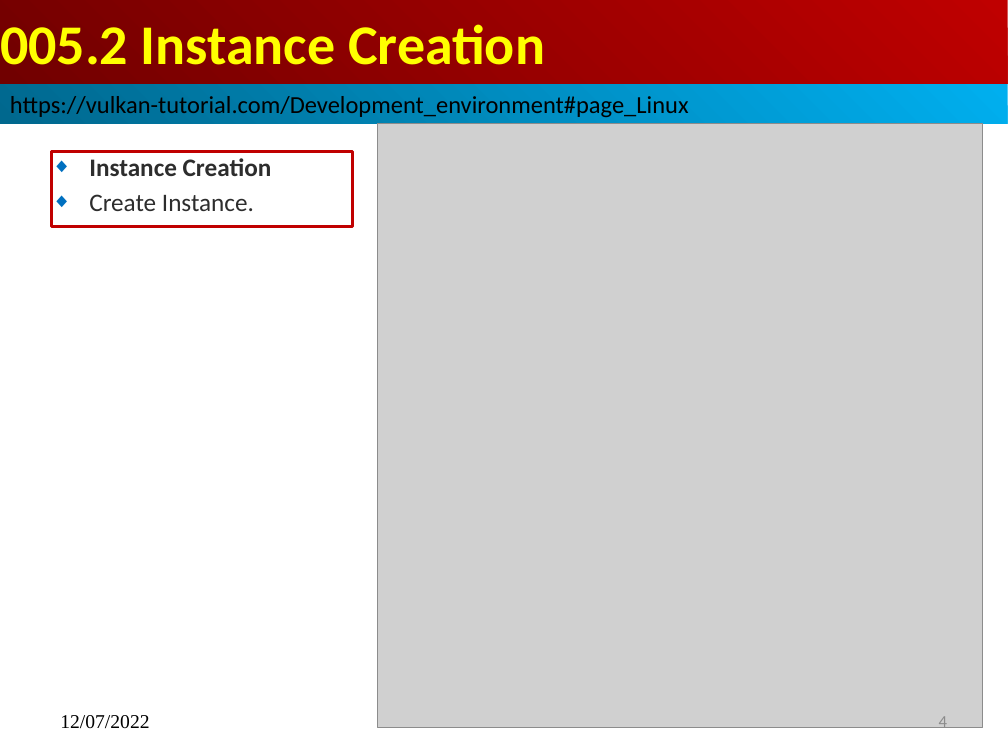
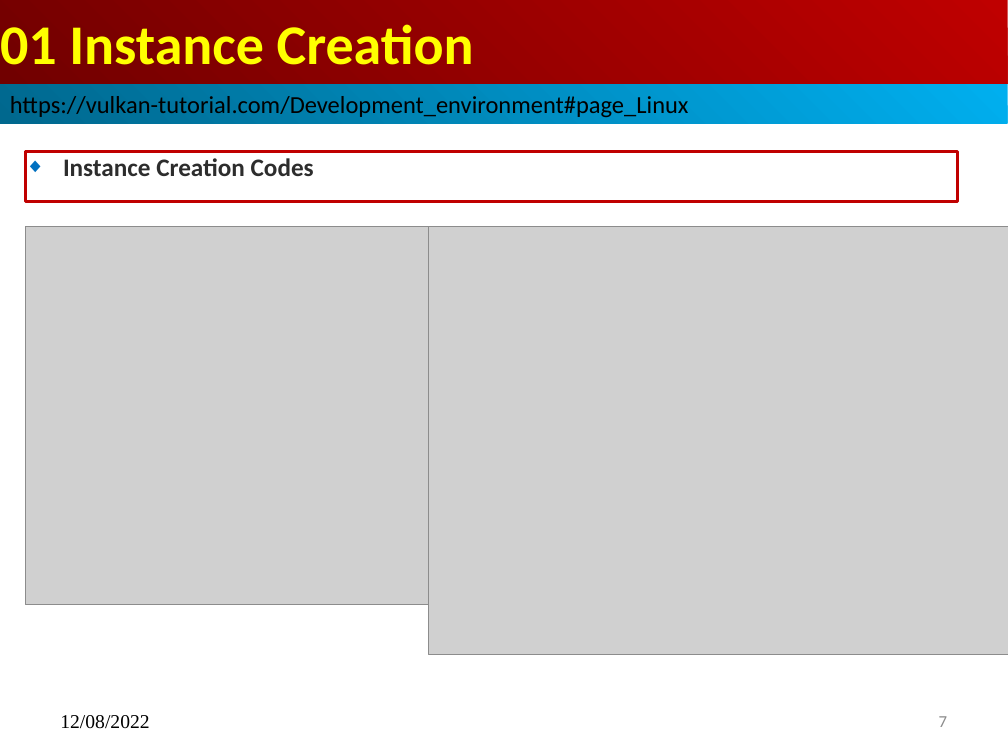
Before and after one commit to peterhchen/015_Vulkan_OpenGL, a slide deck: slide 7 of 01_instance_creation.pptx (slide 4 before the commit). Drawn at 1008x756 pixels with LibreOffice and Linux fonts; fonts in the diff are those of the drawing; grey boxes stand for pictures. Boxes give left, top, right and bottom in pixels: in the first picture for what was removed or moved away, otherwise in the second. Text is boxed around its words. In the diff, an @@ line names an element or a change of style, - is before the commit and + after.

```diff
--- a/01_instance_creation.pptx
+++ b/01_instance_creation.pptx
@@ title at <box>0,24,474,65</box>: text changed @@
-005.2 Instance Creation
+01 Instance Creation
@@ subtitle "Instance Creation Codes": place and size @@
-subtitle "Instance Creation Codes" at <box>51,151,353,227</box>
+subtitle "Instance Creation Codes" at <box>25,151,958,202</box>
@@ subtitle at <box>63,158,314,176</box>: text changed @@
-◆ Instance Creation
-◆ Create Instance.
+◆ Instance Creation Codes
@@ picture added at <box>25,227,433,605</box> @@
@@ picture: place and size @@
-picture at <box>378,124,983,728</box>
+picture at <box>428,227,1008,654</box>
@@ text at <box>60,715,149,729</box>: text changed @@
-12/07/2022
+12/08/2022
@@ page number at <box>939,716,947,727</box>: text changed @@
-4
+7
```
Also in this commit, not shown: 3 other slides changed, 5 slides added, 1 slide removed, 2 other files.
